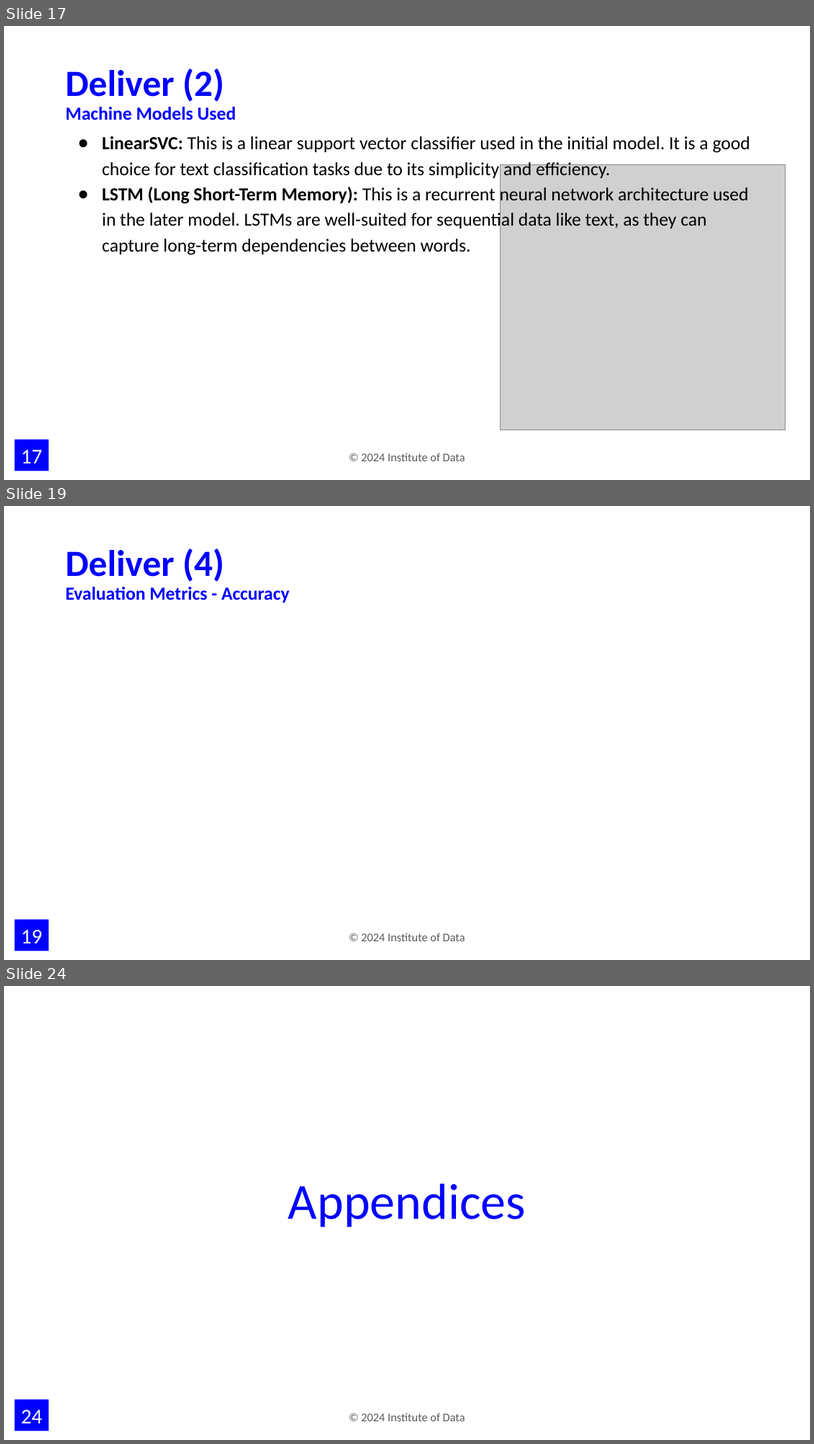
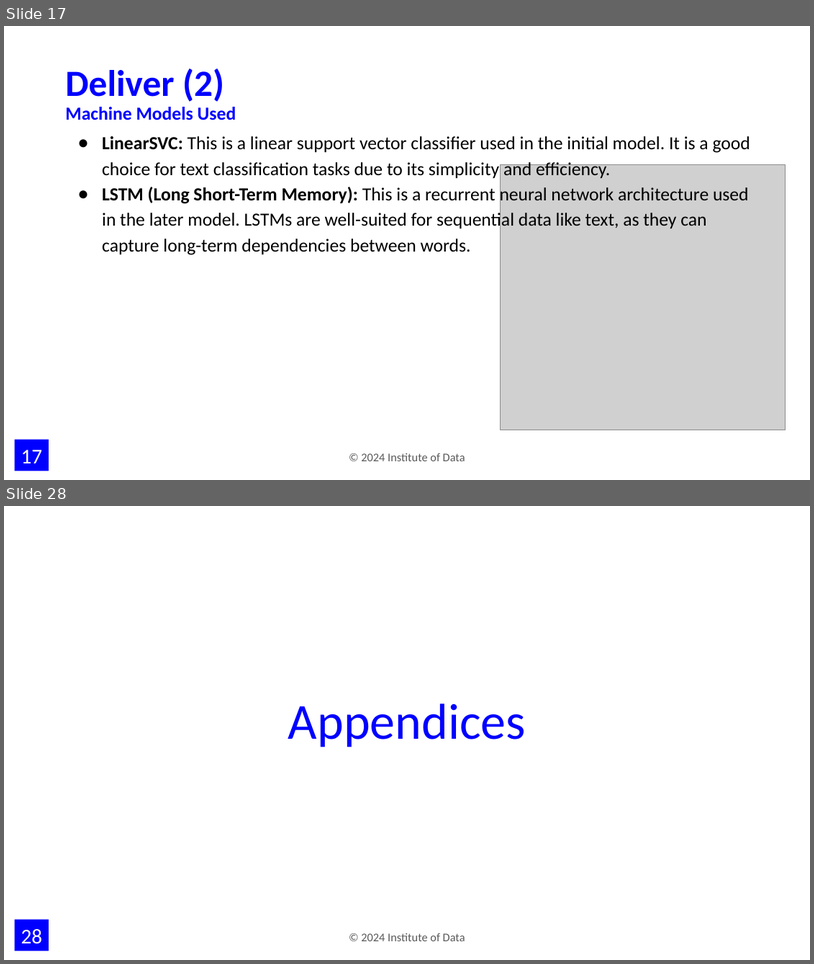
Before and after one commit to jimmychong1983/SocialMediaStressDetection, a slide deck: documentation/Harnessing NLP to Detect Stress in Social Media.pptx. Shown one above the other, each under a label of ours: slides 17, 19 and 24 before the commit, slides 17 and 28 after it; the slides between them are not shown. The pictures are 814x1444 and 814x964 pixels, drawn with LibreOffice and Linux fonts; fonts in the diff are those of the drawing; grey boxes stand for pictures; background and template pictures are left out. Boxes give left, top, right and bottom in pixels: in the first picture for what was removed or moved away, otherwise in the second. Text is boxed around its words. In the diff, an @@ line names an element or a change of style, - is before the commit and + after.

```diff
--- a/documentation/Harnessing NLP to Detect Stress in Social Media.pptx
+++ b/documentation/Harnessing NLP to Detect Stress in Social Media.pptx
@@ slide 19 removed at <box>4,506,810,960</box>, background #FFFFFF; not listed: 2 template elements that a slide beside it also shows @@
@@ title removed at <box>65,548,290,602</box> @@
-Deliver (4)
-Evaluation Metrics - Accuracy
@@ what was slide 24 is now slide 28 @@
@@ page number at <box>21,929,43,944</box>: text changed @@
-24
+28
```
Also in this commit, not shown: 6 slides changed, 6 slides added, 10 other slides removed, 2 other files.
